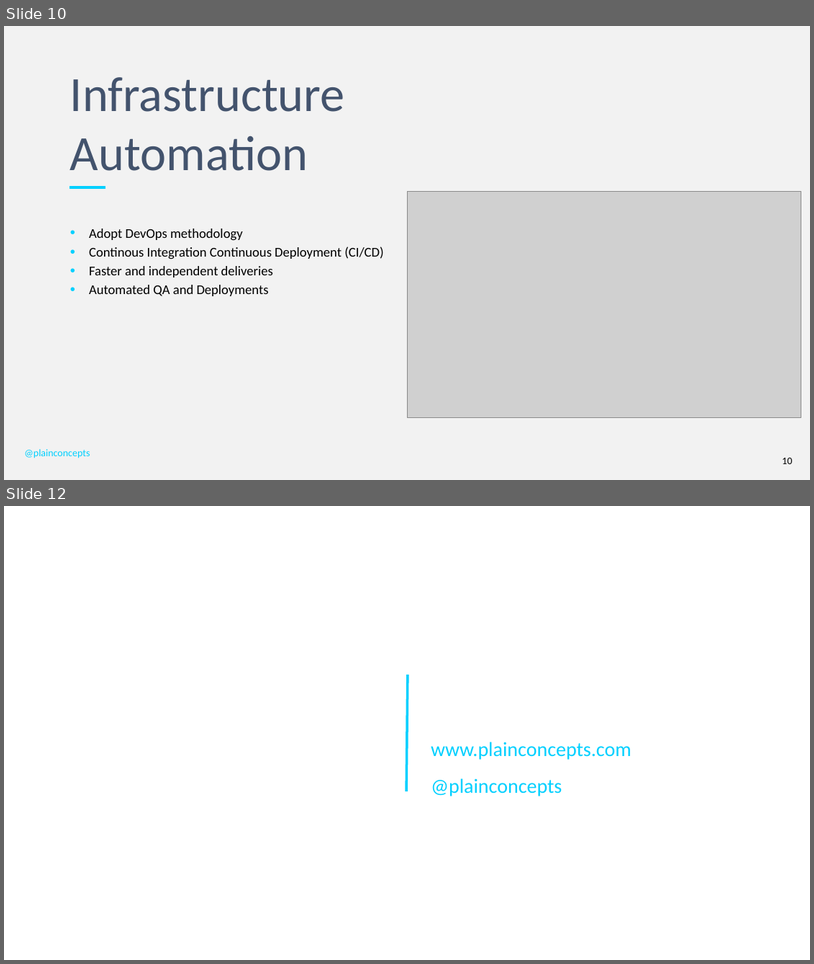
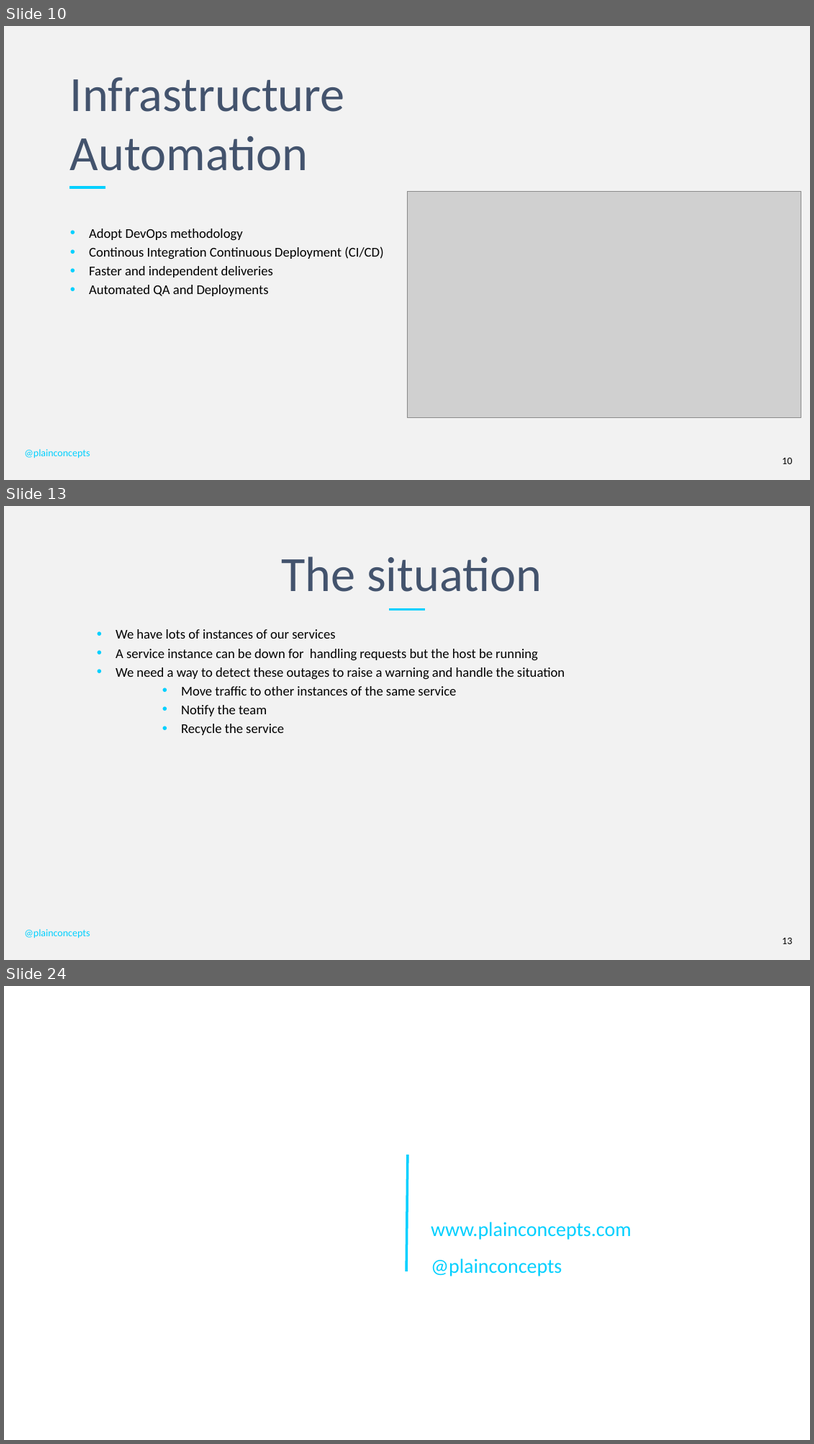
Before and after one commit to PlainConcepts/NetCore-Docker-Workshop, a slide deck: Docu/BestPractices&Antipatterns.pptx. Shown one above the other, each under a label of ours: slides 10 and 12 before the commit, slides 10, 13 and 24 after it; the slides between them are not shown. The pictures are 814x964 and 814x1444 pixels, drawn with LibreOffice and Linux fonts; fonts in the diff are those of the drawing; grey boxes stand for pictures; background and template pictures are left out. Boxes give left, top, right and bottom in pixels: in the first picture for what was removed or moved away, otherwise in the second. Text is boxed around its words. In the diff, an @@ line names an element or a change of style, - is before the commit and + after.

```diff
--- a/Docu/BestPractices&Antipatterns.pptx
+++ b/Docu/BestPractices&Antipatterns.pptx
@@ slide 13 added at <box>4,506,810,960</box>, background #F2F2F2 @@
@@ title added at <box>282,556,542,592</box>, 58.7 pt, text #43536D @@
+The situation
@@ line added from (389, 610) to (425, 610), #00D0FF 3 pt @@
@@ text added at <box>116,629,565,735</box>, 16 pt, text #000000 @@
+• We have lots of instances of our services
+• A service instance can be down for handling requests but the host be running
+• We need a way to detect these outages to raise a warning and handle the situation
+  • Move traffic to other instances of the same service
+  • Notify the team
+  • Recycle the service
@@ text added at <box>24,929,90,938</box>, 12 pt, text #00D0FF @@
+@plainconcepts
@@ page number added at <box>782,937,792,944</box>, 12 pt, text #000000 @@
+13
@@ what was slide 12 is now slide 24 @@
```
Also in this commit, not shown: 4 slides changed, 12 other slides added, 1 slide removed.
